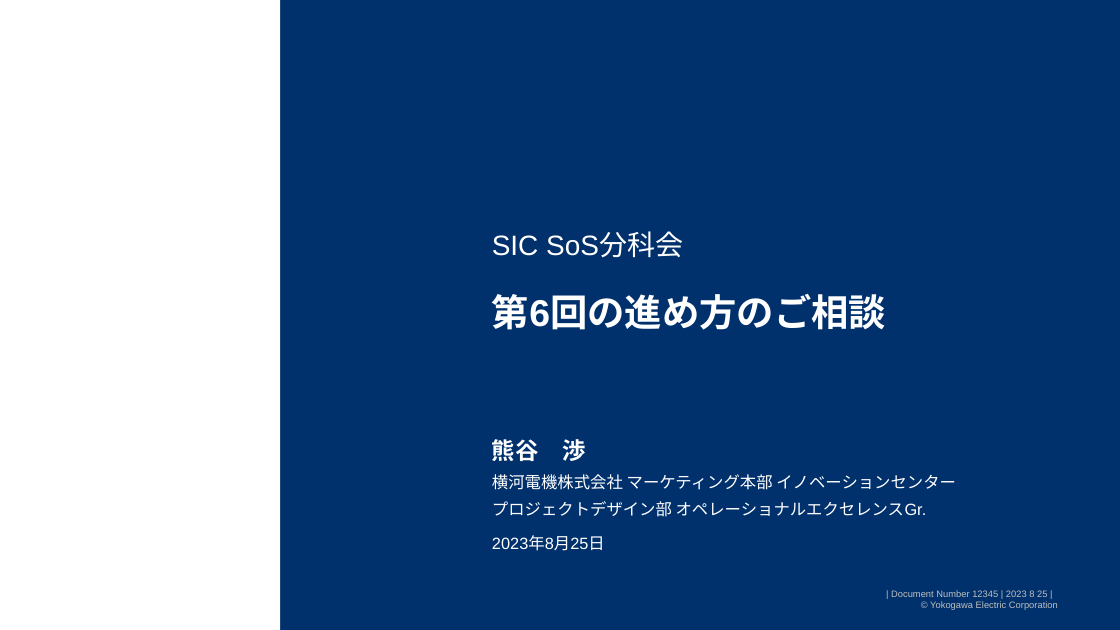
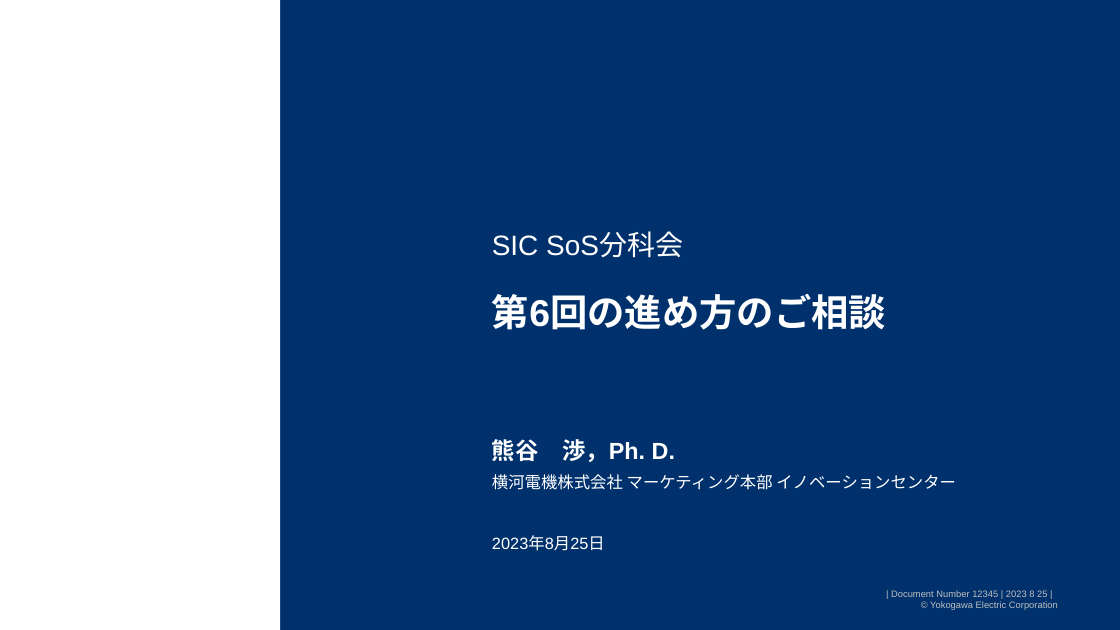
Before and after one commit to watarukumagai-git/opt, a slide deck: slide 1 of SoS/230825_SoS分科会第6回進め方のご相談_rev.0.pptx. Drawn at 1120x630 pixels with LibreOffice and Linux fonts; fonts in the diff are those of the drawing; background and template pictures are left out. Boxes give left, top, right and bottom in pixels: in the first picture for what was removed or moved away, otherwise in the second. Text is boxed around its words. In the diff, an @@ line names an element or a change of style, - is before the commit and + after.

```diff
--- a/SoS/230825_SoS分科会第6回進め方のご相談_rev.0.pptx
+++ b/SoS/230825_SoS分科会第6回進め方のご相談_rev.0.pptx
@@ text at bbox=[492, 439, 675, 462]: text changed @@
-熊谷 渉
+熊谷 渉，Ph. D.
@@ text at bbox=[492, 501, 927, 517]: paragraph removed @@
-プロジェクトデザイン部 オペレーショナルエクセレンスGr.
```
Also in this commit, not shown: 2 other slides changed.
